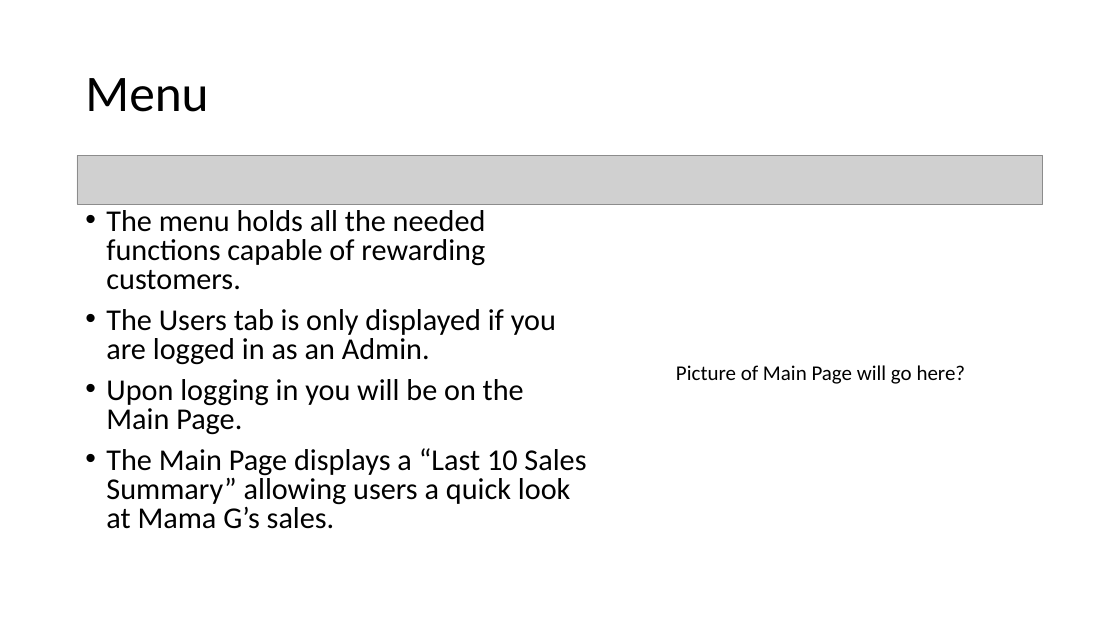
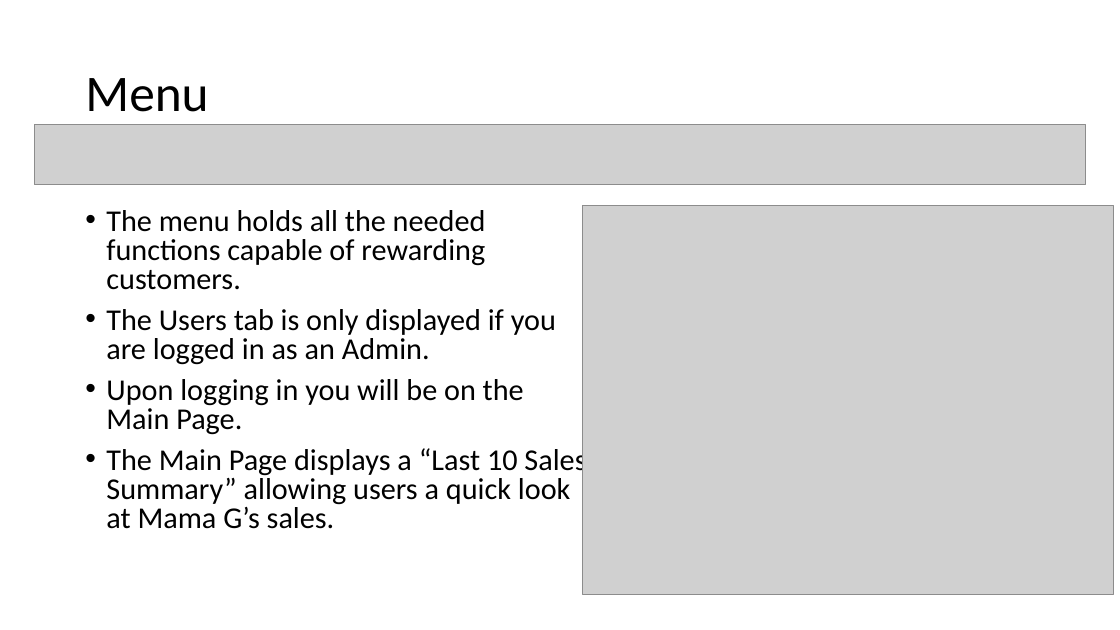
Before and after one commit to nwautomator/CSc6370, a slide deck: slide 5 of documents/MamaG_Presentation.pptx. Drawn at 1120x630 pixels with LibreOffice and Linux fonts; fonts in the diff are those of the drawing; grey boxes stand for pictures. Boxes give left, top, right and bottom in pixels: in the first picture for what was removed or moved away, otherwise in the second. Text is boxed around its words. In the diff, an @@ line names an element or a change of style, - is before the commit and + after.

```diff
--- a/documents/MamaG_Presentation.pptx
+++ b/documents/MamaG_Presentation.pptx
@@ picture added at <box>34,124,1086,185</box> @@
@@ picture removed at <box>77,155,1044,204</box> @@
@@ picture added at <box>583,206,1114,595</box> @@
@@ text removed at <box>676,365,966,384</box> @@
-Picture of Main Page will go here?
```
Also in this commit, not shown: 7 other slides changed.
